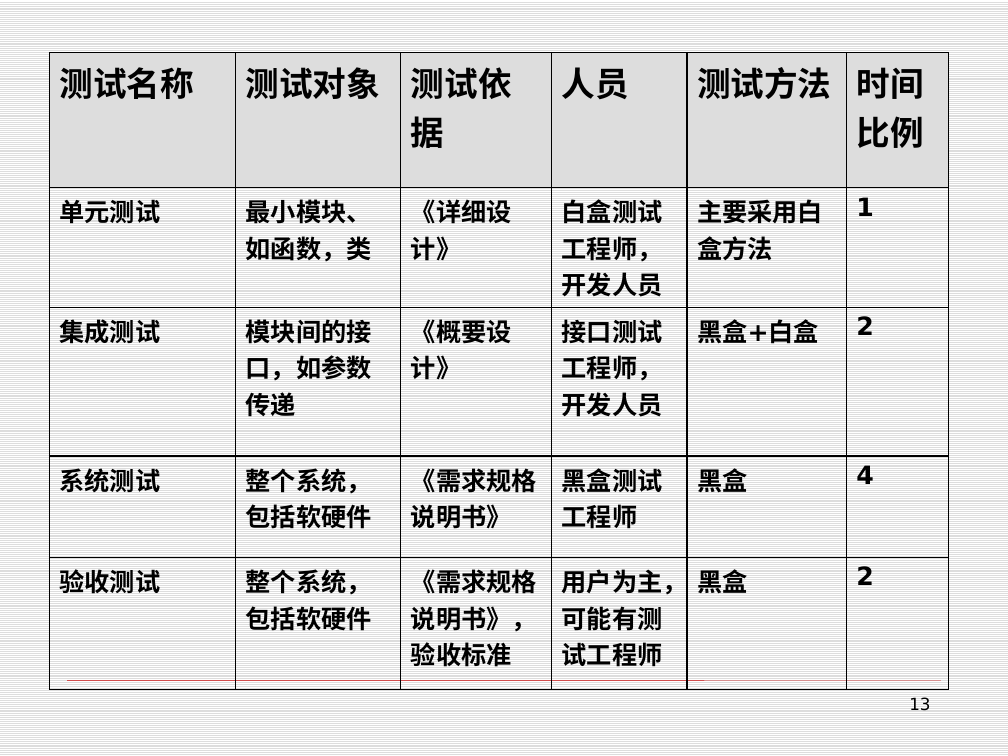
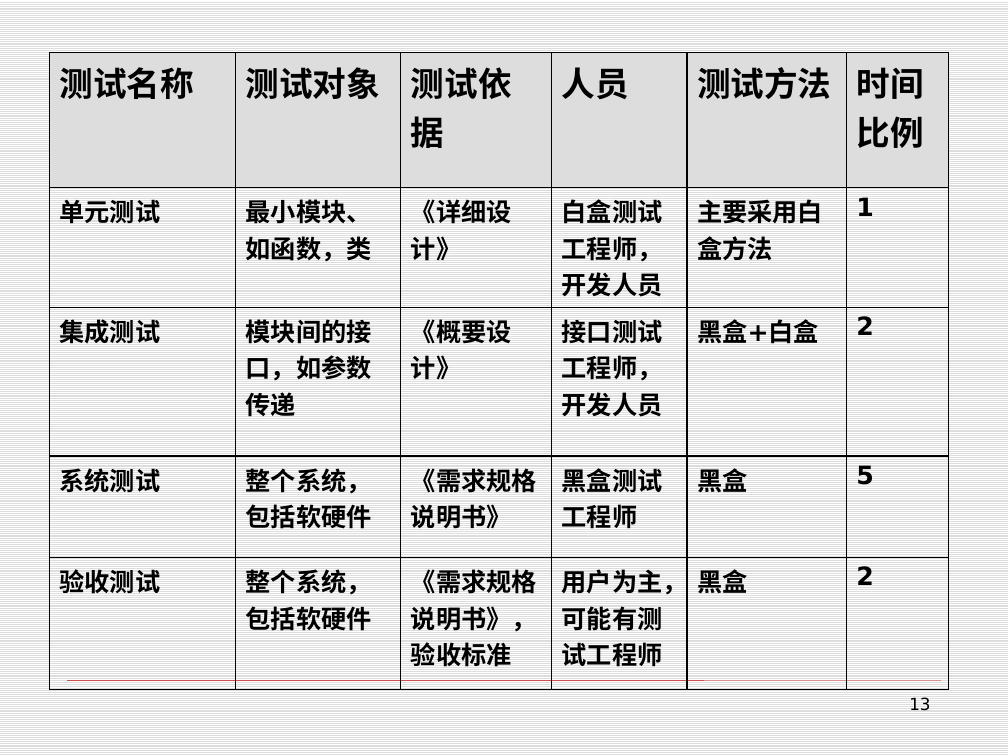
Before and after one commit to edu2act/course-foundation-software-tesing, a slide deck: slide 13 of PPT/第三部分 软件测试应用/11.2 验收测试.pptx. Drawn at 1008x756 pixels with LibreOffice and Linux fonts; fonts in the diff are those of the drawing. Boxes give left, top, right and bottom in pixels: in the first picture for what was removed or moved away, otherwise in the second. Text is boxed around its words. In the diff, an @@ line names an element or a change of style, - is before the commit and + after.

```diff
--- a/PPT/第三部分 软件测试应用/11.2 验收测试.pptx
+++ b/PPT/第三部分 软件测试应用/11.2 验收测试.pptx
@@ table at (49,52,949,671) @@
-row 4, column 6: 4
+row 4, column 6: 5
```
Also in this commit, not shown: 1 other file.
